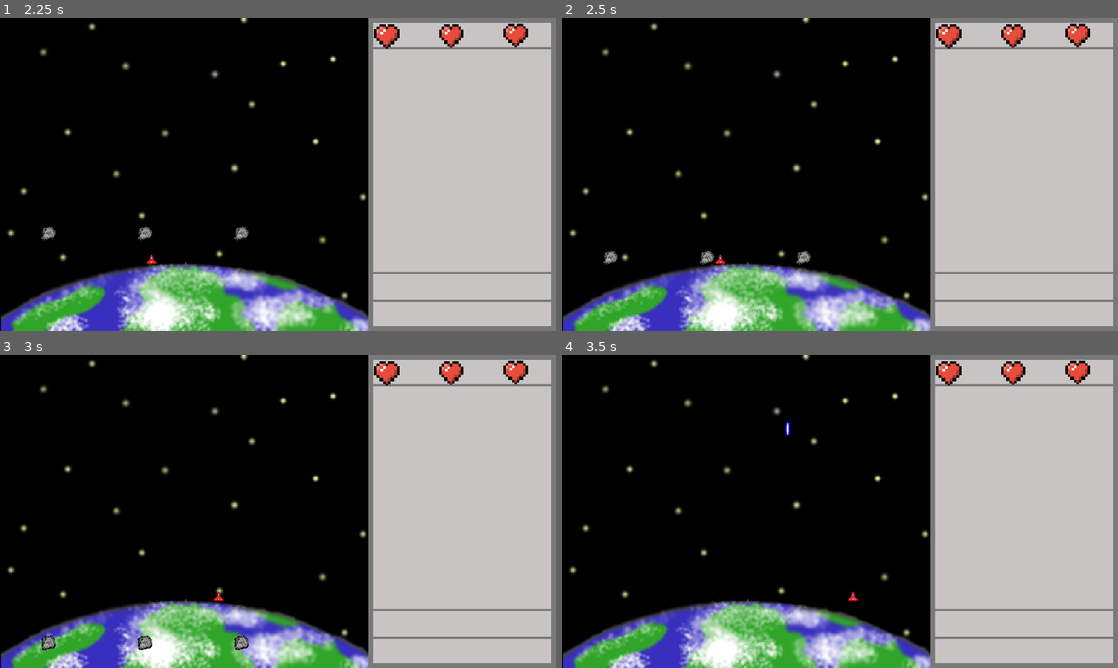
Above: before the commit, frames 1-4 (two rows, left to right).
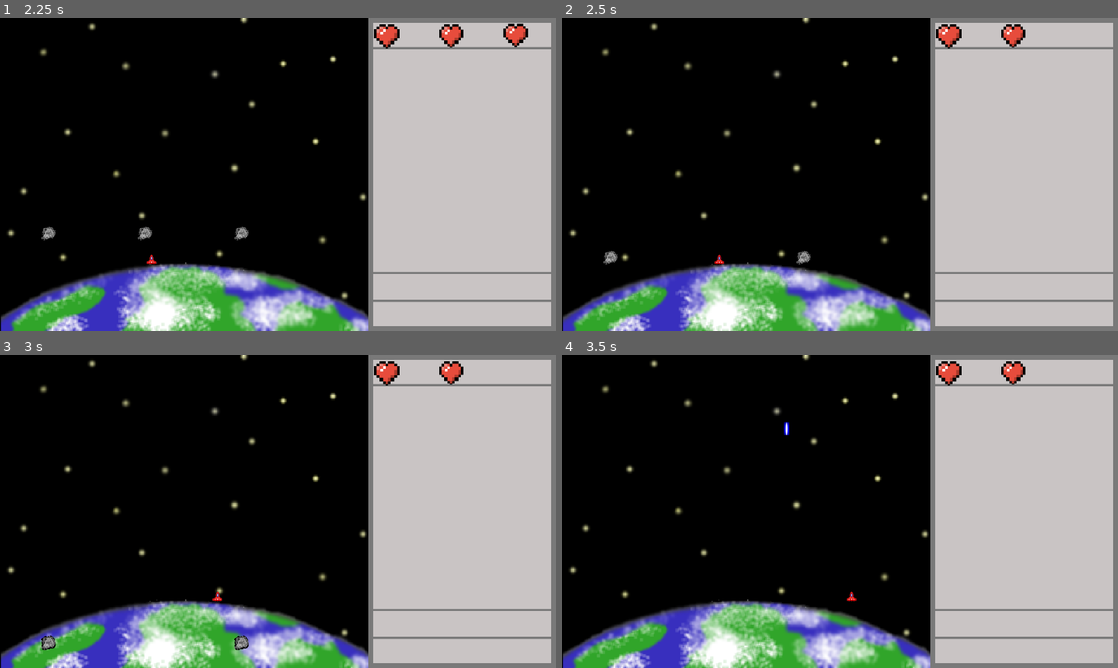
Above: after the commit, the same moments.

Repository: Pchristy03/EAP-Redox
Game: Godot game, scene res://main.tscn
The game is run twice, just before and just after one commit, with the same random seed, the same clock (stepped at 60 frames per second) and the same inputs.
Inputs:
- Up to frame 1 (2.25 s): tap Enter (ui_accept) at 0.5, 0.77, 1.52 s; hold Right (ui_right) 0.53-1.28 s; hold Left (ui_left) 1.28-2.03 s; hold Right (ui_right) from 2.03 s (still down)
- Up to frame 2 (2.5 s): keep holding Right (ui_right)
- Up to frame 3 (3 s): keep holding Right (ui_right)
- Up to frame 4 (3.5 s): keep holding Right (ui_right); tap Enter (ui_accept) at 3.02 s

Frame 1 is identical in both runs. In frame 2, 0.4% of the frame differs, in the area x 24-95%, y 1-79%; in frame 3, 0.4%, in the area x 24-95%, y 1-95%; in frame 4, 0.3%.

Commit message:
Added Collision Layer Settings

Diff:
--- a/asteroid.tscn
+++ b/asteroid.tscn
@@ -76,8 +76,8 @@
 turbulence_initial_displacement_max = 6.3
 
 [node name="Asteroid" type="RigidBody2D"]
-collision_layer = 13
-collision_mask = 12
+collision_layer = 4
+collision_mask = 13
 gravity_scale = 0.0
 script = ExtResource("1_6ar2y")
 metadata/_edit_group_ = true
--- a/player.tscn
+++ b/player.tscn
@@ -12,6 +12,8 @@
 height = 24.0
 
 [node name="Player" type="CharacterBody2D"]
+collision_layer = 0
+collision_mask = 0
 motion_mode = 1
 script = ExtResource("1_0k6yj")
 metadata/_edit_group_ = true
@@ -23,8 +25,8 @@
 texture = ExtResource("2_5yfuw")
 
 [node name="Area2D" type="Area2D" parent="."]
-collision_layer = 0
-collision_mask = 2
+collision_layer = 2
+collision_mask = 4
 
 [node name="Hurtbox" type="CollisionShape2D" parent="Area2D"]
 shape = SubResource("CapsuleShape2D_vcjwn")
--- a/projectile.tscn
+++ b/projectile.tscn
@@ -7,8 +7,8 @@
 size = Vector2(12, 28)
 
 [node name="Projectile" type="Area2D" groups=["projectiles"]]
-collision_layer = 12
-collision_mask = 12
+collision_layer = 8
+collision_mask = 28
 script = ExtResource("1_2ltaw")
 
 [node name="Sprite2D" type="Sprite2D" parent="."]
